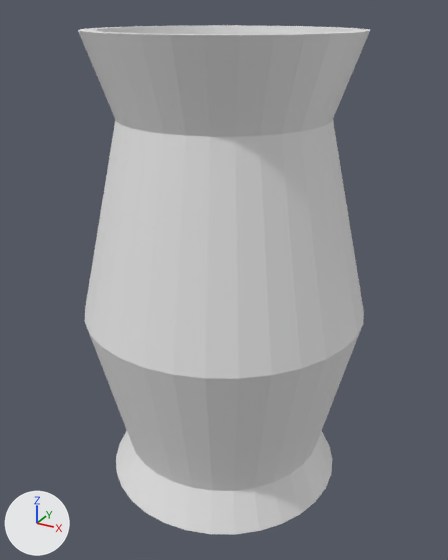
What one commit did to the FBX model Assets/Models/Furnitures/Vase.fbx.
Both versions are drawn from a 50 mm lens placed at (4.146, 1.124, 4.558), pointed at (3.305, 2.653, 3.793). Every picture has the same lights, and +X, +Y and +Z are marked at lower left. Where no turn or scale is listed for an object, it has been applied to the vertices.

The first picture shows 'Vase'.
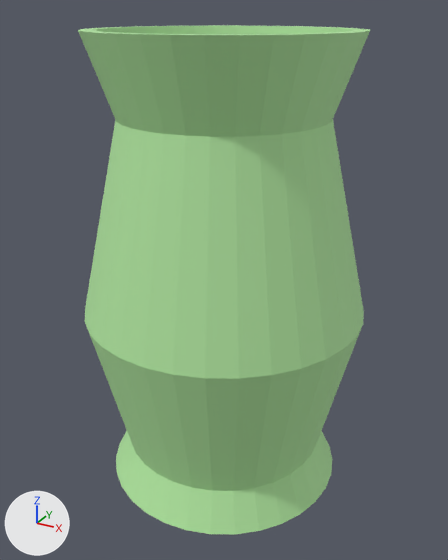
Location of each change, [x1, y1, x2, y2] in pixels of the pictures (448 x 560 px):
part 1 of me_cylinder_010, recoloured (white to green)
    both: [78, 25, 370, 535]

The change in detail:
Material 'Accesable green' (mat_accesable_green) is new.
Its base color is (0.446, 0.8, 0.356) (green #b2e7a1).
Its roughness is 0.69.
me_cylinder_010 has 288 vertices, 258 faces and spans x -0.43..0.43, y -0.43..0.43, z -0.687..0.687.
me_cylinder_010 is used by ob_vase; location (3.3, 2.663, 3.818).
me_cylinder_010 no longer uses material mat_material_004 (white #e7e7e7).
me_cylinder_010 part 1: all 193 faces that had it switch from mat_material_002 (white #e7e7e7) to mat_accesable_green (green #b2e7a1).
